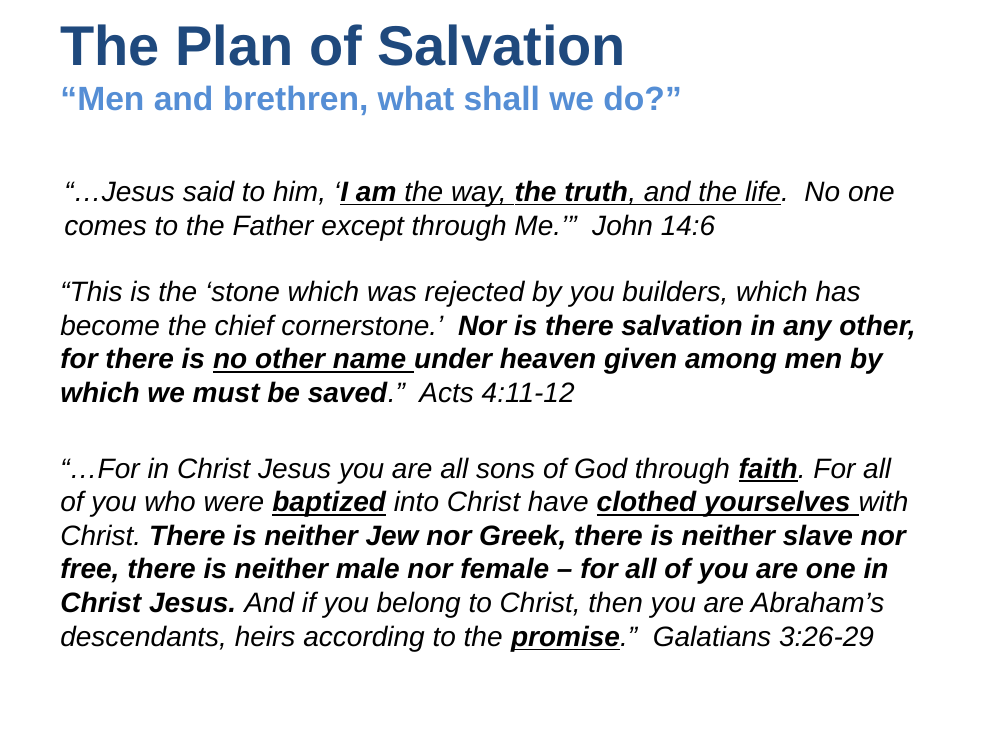
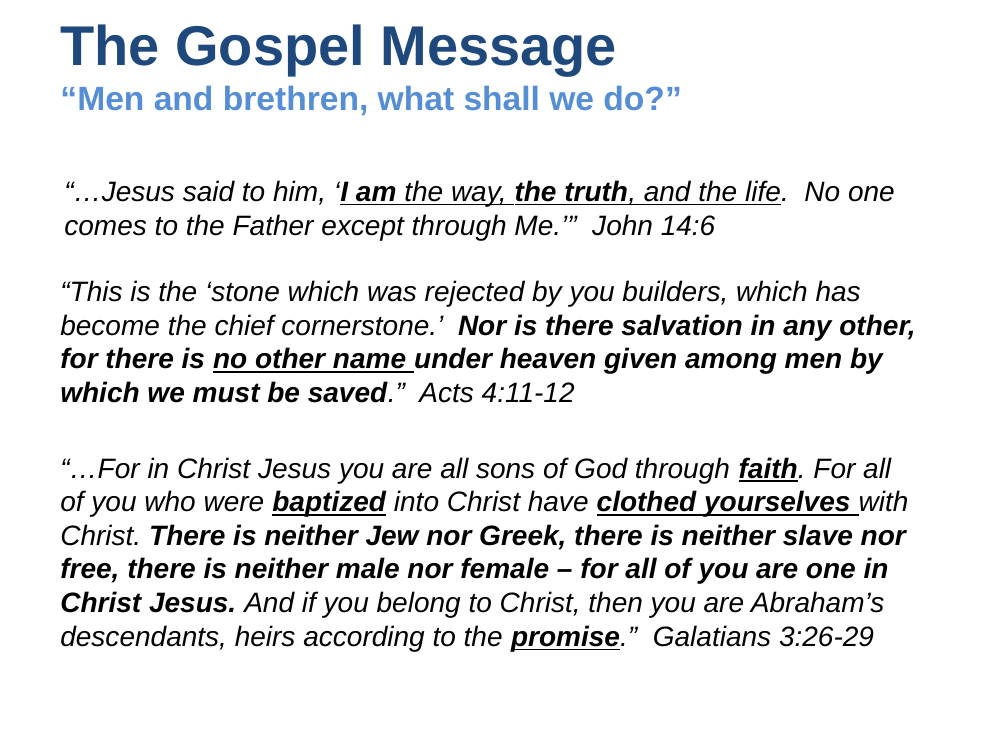
Before and after one commit to UsefulEngines/EvangelismPublic, a slide deck: slide 4 of 2025-Q3/Devotionals/2025-09-17-Salvation.pptx. Drawn at 1008x756 pixels with LibreOffice and Linux fonts; fonts in the diff are those of the drawing. Boxes give left, top, right and bottom in pixels: in the first picture for what was removed or moved away, otherwise in the second. Text is boxed around its words. In the diff, an @@ line names an element or a change of style, - is before the commit and + after.

```diff
--- a/2025-Q3/Devotionals/2025-09-17-Salvation.pptx
+++ b/2025-Q3/Devotionals/2025-09-17-Salvation.pptx
@@ title at (x1=60, y1=24, x2=681, y2=115): text changed @@
-The Plan of Salvation
-“Men and brethren, what shall we do?”
+The Gospel Message
+“Men and brethren, what shall we do?”
```
Also in this commit, not shown: 3 other slides changed, 1 slide added, 4 other files.
